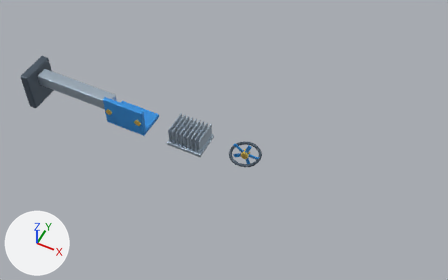
Before and after pictures for a commit that changed the Blender file assets/education/generated/beam_bracket_heatsink_fan.blend.
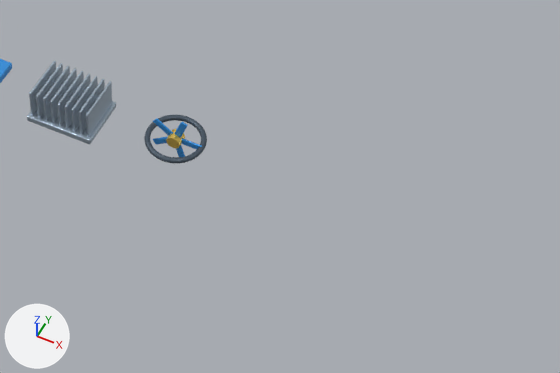
Old and new are each drawn whole from a camera (50 mm lens) standing at (0.832, -0.947, 1.232) and looking at (0.347, 0.025, 0.017) and again close up on the part from 34% to 100% of the width and 29% to 99% of the height. Every picture has the same lights, and +X, +Y and +Z are marked at lower left. The last two pictures show the newer version.

The first close-up shows 'Fan_Frame', 'Heat_Sink_Base', 'Heat_Sink_Fin_04', 'Heat_Sink_Fin_05', 'Heat_Sink_Fin_07', 'Heat_Sink_Fin_09' and 12 more.
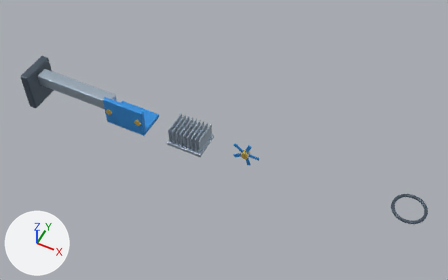
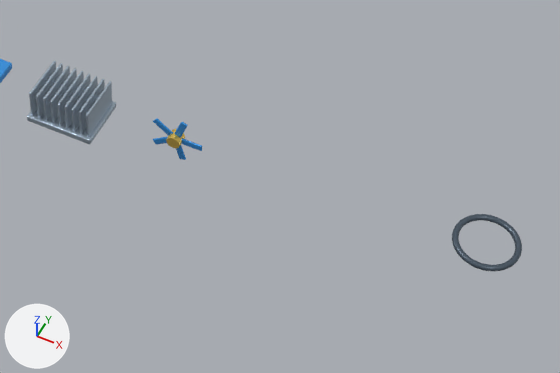
What differs and where, as boxes (x1, y1, x2, y2) in the close-ups (560 x 373 px):
'Fan_Frame', moved: before (144, 115, 207, 163); after (452, 214, 522, 271)

The change, as a diff of the scene's bpy script:
```diff
--- a/assets/education/generated/beam_bracket_heatsink_fan.blend.py
+++ b/assets/education/generated/beam_bracket_heatsink_fan.blend.py
@@ ob_fan_frame @@
 ob_fan_frame = bpy.data.objects.new('Fan_Frame', me_torus_023)
+ob_fan_frame.parent = ob_cooling_fan
 ob_fan_frame.location = (0.42, 0.0, 0.025)
@@ ob_cooling_fan @@
+ob_cooling_fan = bpy.data.objects.new('Cooling_Fan', None)
+ob_cooling_fan.location = (0.42, 0.0, 0.025)
```
